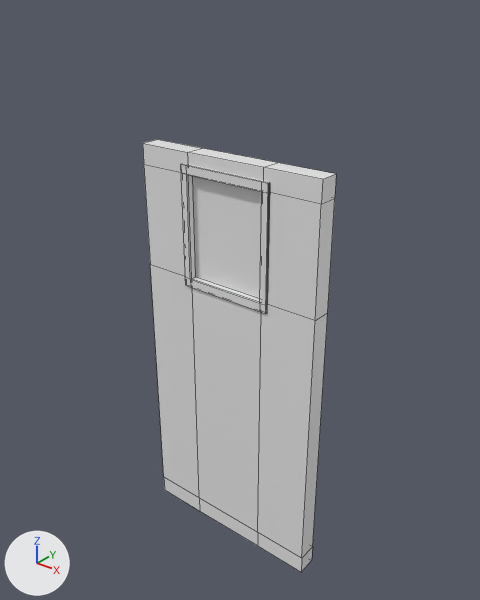
Renders of the Blender file Church/Wall_with_small_window_1x4x0.2.blend from each side of a commit.
Camera for both pictures: a 50 mm lens placed at (4.64, -4.33, 5.4), pointed at (1.01, 0.21, 2.59). The axes (+X, +Y, +Z) are drawn at lower left. The lights are the same throughout. Mesh edges are drawn as thin lines.

Script lines for the objects in view, before the commit:
```python
me_wall_with_small_window_1x4x0_003 = bpy.data.meshes.new('Wall with small window 1x4x0.003')
me_wall_with_small_window_1x4x0_003.from_pydata(...)  # 80 vertices, 69 faces; spans x 0.0..1.99, y -0.2..4.0, z -0.2..0.02
ob_wall_with_small_window_1x4x0_2 = bpy.data.objects.new('Wall with small window 1x4x0.2', me_wall_with_small_window_1x4x0_003)
ob_wall_with_small_window_1x4x0_2.location = (0.0, 0.0, 0.0)
ob_wall_with_small_window_1x4x0_2.rotation_euler = (1.571, 0.0, 0.0)  # degrees (90, 0, 0)
```
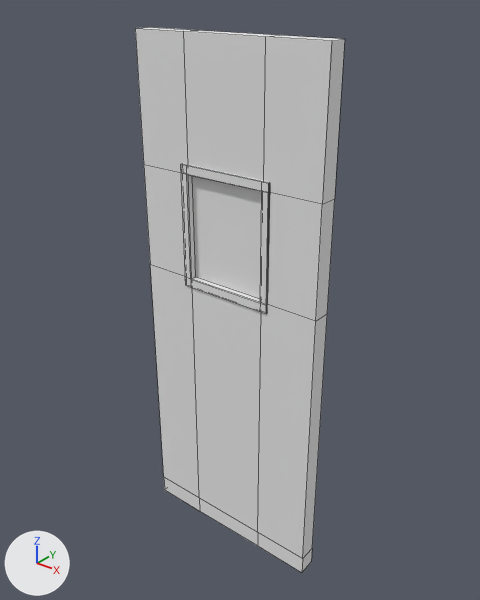
Where the change shows, as pixel boxes [x1, y1, x2, y2] in the pictures (480 x 600 px; the box of a moved part takes in the faces that stretch with it):
'Wall with small window 1x4x0.2', reshaped, rescaled (9% wider, 26% taller)
    before: [143, 140, 336, 572]
    after: [135, 27, 345, 572]
part 1 of me_wall_with_small_window_1x4x0_003, moved or reshaped
    before: [143, 140, 277, 181]
    after: [135, 27, 275, 181]
part 2 of me_wall_with_small_window_1x4x0_003, moved or reshaped
    before: [263, 163, 336, 204]
    after: [263, 35, 345, 204]

What the commit changed:
me_wall_with_small_window_1x4x0_003 has 80 vertices, 69 faces and spans x 0.0..1.99, y -0.2..4.0, z -0.2..0.02.
me_wall_with_small_window_1x4x0_003 is used by ob_wall_with_small_window_1x4x0_2; location (0.0, 0.0, 0.0); rotation (1.571, 0.0, 0.0), in degrees (90, 0, 0).
me_wall_with_small_window_1x4x0_003 part 1: all 6 vertices in x 0.0..1.42, y 4.0, z -0.2..0.0 are moved by (0.0, 1.0, 0.0).
me_wall_with_small_window_1x4x0_003 part 2: all 2 vertices in x 1.99, y 4.0, z -0.2..0.0 are moved by (0.01, 1.0, 0.0).
Object 'Wall with small window 1x4x0.2' (ob_wall_with_small_window_1x4x0_2) is rescaled from (1.0, 1.0, 1.0) to (1.0, 1.0, 0.909).
